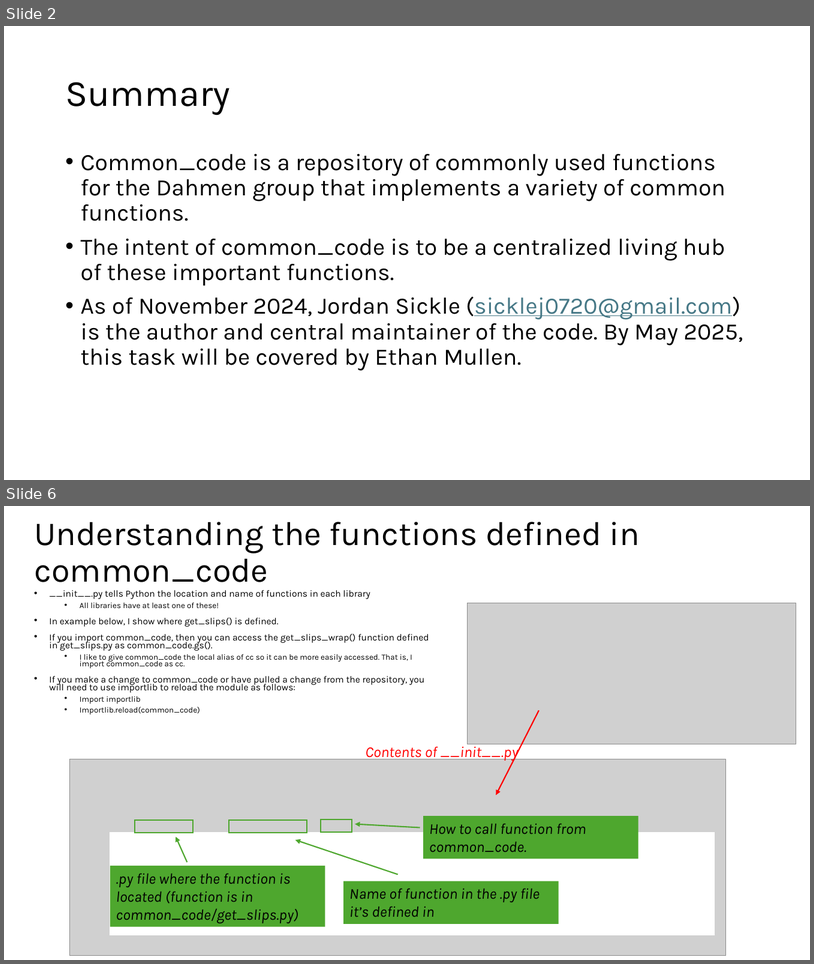
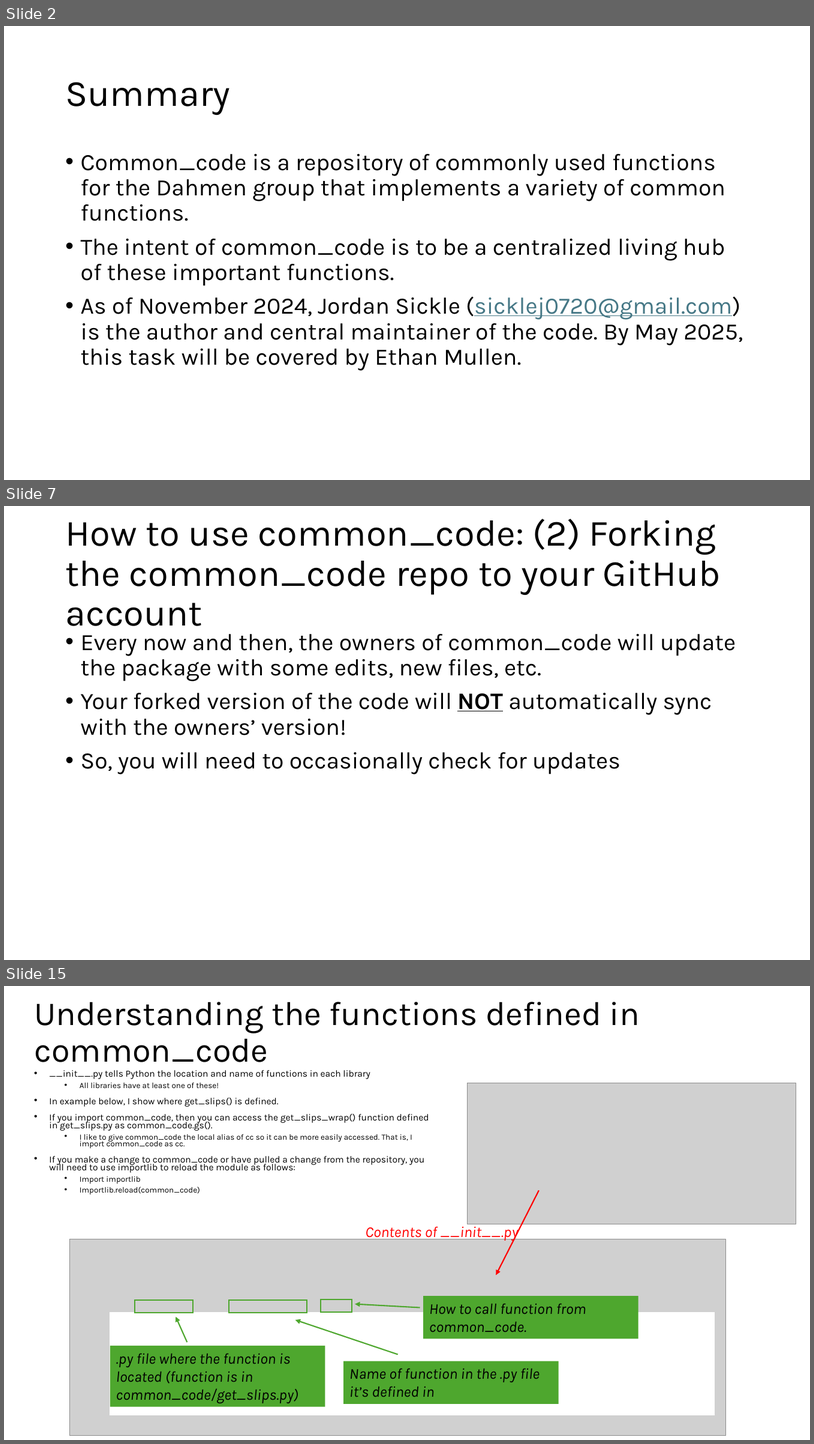
Before and after one commit to jmaniscool/common_code, a slide deck: start_guide.pptx. Shown one above the other, each under a label of ours: slides 2 and 6 before the commit, slides 2, 7 and 15 after it; the slides between them are not shown. The pictures are 814x964 and 814x1444 pixels, drawn with LibreOffice and Linux fonts; fonts in the diff are those of the drawing; grey boxes stand for pictures. Boxes give left, top, right and bottom in pixels: in the first picture for what was removed or moved away, otherwise in the second. Text is boxed around its words. In the diff, an @@ line names an element or a change of style, - is before the commit and + after.

```diff
--- a/start_guide.pptx
+++ b/start_guide.pptx
@@ slide 7 added at (x1=4, y1=506, x2=810, y2=960), background #FFFFFF @@
@@ title added at (x1=65, y1=519, x2=721, y2=626), 44 pt, text #000000 @@
+How to use common_code: (2) Forking the common_code repo to your GitHub account
@@ text added at (x1=81, y1=634, x2=736, y2=774), 28 pt, text #000000 @@
+• Every now and then, the owners of common_code will update the package with some edits, new files, etc.
+• Your forked version of the code will NOT automatically sync with the owners’ version!
+• So, you will need to occasionally check for updates
@@ what was slide 6 is now slide 15 @@
```
Also in this commit, not shown: 4 slides changed, 7 other slides added.
